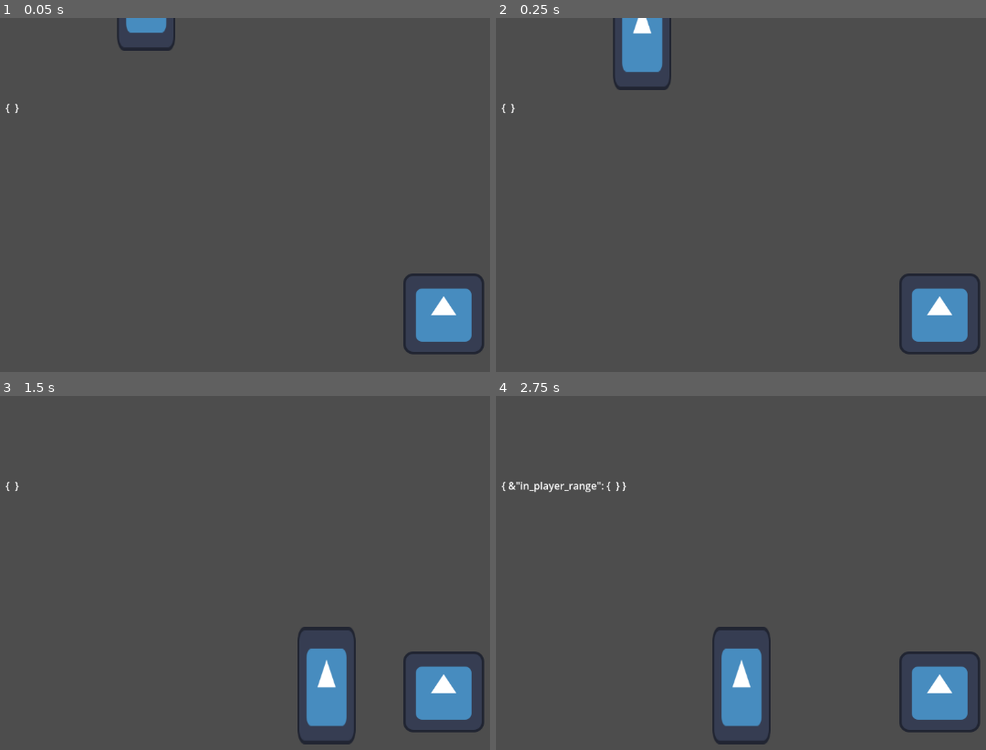
Above: before the commit, frames 1-4 (two rows, left to right).
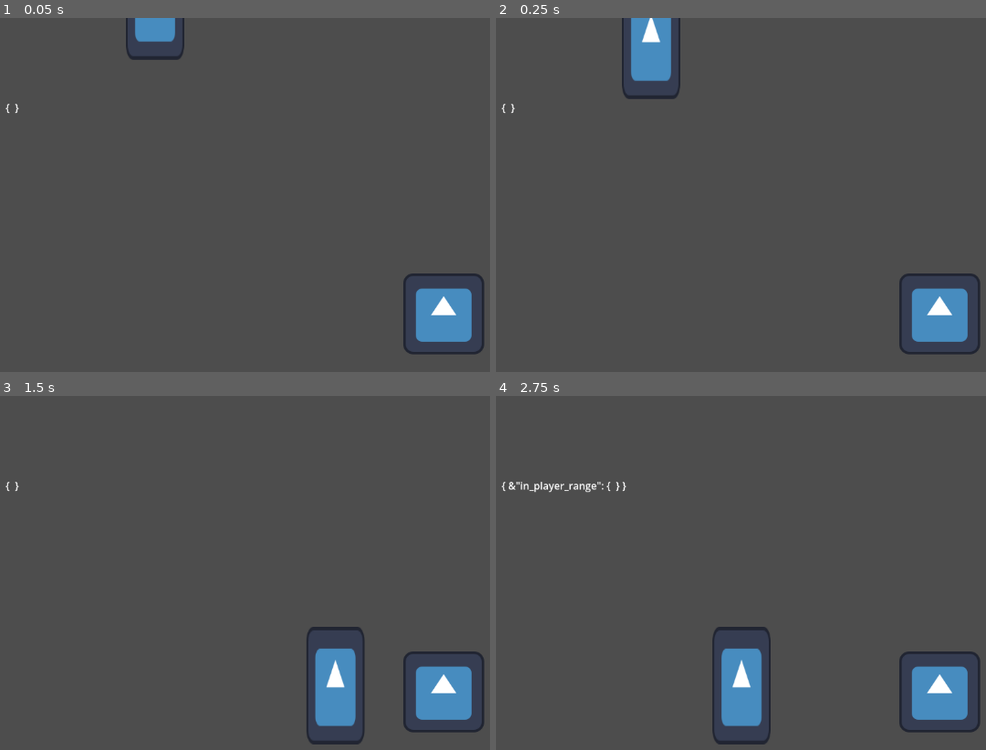
Above: after the commit, the same moments.

Repository: odjhey/godot-some-rpg
Game: Godot game, scene res://scenes/level_1.tscn
Two runs of this game, one before a commit and one after it. Both use one fixed random seed, a clock stepped at 60 frames per second and the inputs below. The project has no main scene, so this scene is started directly. The engine's default icon, where the game draws it, is replaced by a stand-in: a white triangle on a blue panel in a dark square.
Inputs:
- Up to frame 1 (0.05 s): no input
- Up to frame 2 (0.25 s): no input
- Up to frame 3 (1.5 s): tap Enter (ui_accept) at 0.5, 0.77 s; hold E (interact) 0.53-1.28 s; hold D (move_right) from 0.53 s (still down); tap E (interact) at 1.35 s
- Up to frame 4 (2.75 s): tap Enter (ui_accept) at 1.52 s; release D (move_right) at 2.03 s; hold A (move_left) from 2.03 s (still down); hold E (interact) from 2.03 s (still down)

The runs differ from the first frame. In frame 1, 0.7% of the frame differs, in the area x 23-38%, y 0-12%; in frame 2, 1.5%; in frame 3, 1.5%, in the area x 60-75%, y 65-99%; in frame 4, nothing differs.

Commit message:
add chest interact open

Diff:
--- a/scenes/level_1.tscn
+++ b/scenes/level_1.tscn
@@ -21,7 +21,7 @@
 shape = SubResource("WorldBoundaryShape2D_gkh53")
 
 [node name="Player" parent="." unique_id=852858117 node_paths=PackedStringArray("game_state") instance=ExtResource("1_014kd")]
-position = Vector2(2, 2)
+position = Vector2(16, 16)
 game_state = NodePath("../GameState")
 
 [node name="Camera2D" type="Camera2D" parent="." unique_id=961323937]
--- a/scripts/chest.gd
+++ b/scripts/chest.gd
@@ -1,3 +1,4 @@
+class_name Chest
 extends Node2D
 
 enum ChestState {Open, Close}
@@ -11,6 +12,6 @@
 	open_sprite.visible = true
 
 func close():
-	state = ChestState.Open
+	state = ChestState.Close
 	close_sprite.visible = true
 	open_sprite.visible = false
--- a/scripts/chest_entity.gd
+++ b/scripts/chest_entity.gd
@@ -3,6 +3,7 @@
 @export var entity_id : int
 @export var game_state : GameState
 @onready var interaction_sensor : Area2D = $InteractionSensor
+@onready var chest: Chest = $Chest
 
 func _ready():
 	# create game state entity
@@ -11,6 +12,14 @@
 
 	interaction_sensor.area_entered.connect(on_area_entered)
 	interaction_sensor.area_exited.connect(on_area_exited)
+	game_state.interact.connect(on_interact)
+
+func on_interact(from_entity_id: int, to_entity_id: int):
+	if (to_entity_id == entity_id):
+		if chest.state == Chest.ChestState.Open:
+			chest.close()
+		else:
+			chest.open()
 
 func on_area_entered(area: Area2D):
 	# todo find a way to know if its a player
--- a/scripts/game_state.gd
+++ b/scripts/game_state.gd
@@ -6,6 +6,8 @@
 var entity_tags : Dictionary[StringName, Variant]
 
 var next_entity_id : int = 1
+
+signal interact(from_entity_id: int, to_entity_id: int)
 
 func create_entity(node: Node) -> int:
 	var entity_id = next_entity_id
@@ -33,3 +35,7 @@
 
 func erase_entity():
 	pass
+
+# see if we can even create signals as a wrapper of game state, to keep this pure data
+func send_interact(from_entity_id, to_entity_id):
+	interact.emit(from_entity_id, to_entity_id)
--- a/scripts/player.gd
+++ b/scripts/player.gd
@@ -26,7 +26,7 @@
 	# handle jump
 	if Input.is_action_pressed("ui_accept") and is_on_floor():
 		velocity.y = JUMP_VELOCITY
-	if Input.is_action_pressed("interact"):
+	if Input.is_action_just_released("interact"):
 		var in_range = game_state.get_entity_tags_by_tag(&"in_player_range")
 		if not in_range.is_empty():
 			# take the first one that we made contact with
@@ -40,4 +40,5 @@
 	move_and_slide()
 
 func interact(_entity_id: int):
+	game_state.send_interact(entity_id, _entity_id)
 	print("interact with ", _entity_id)
